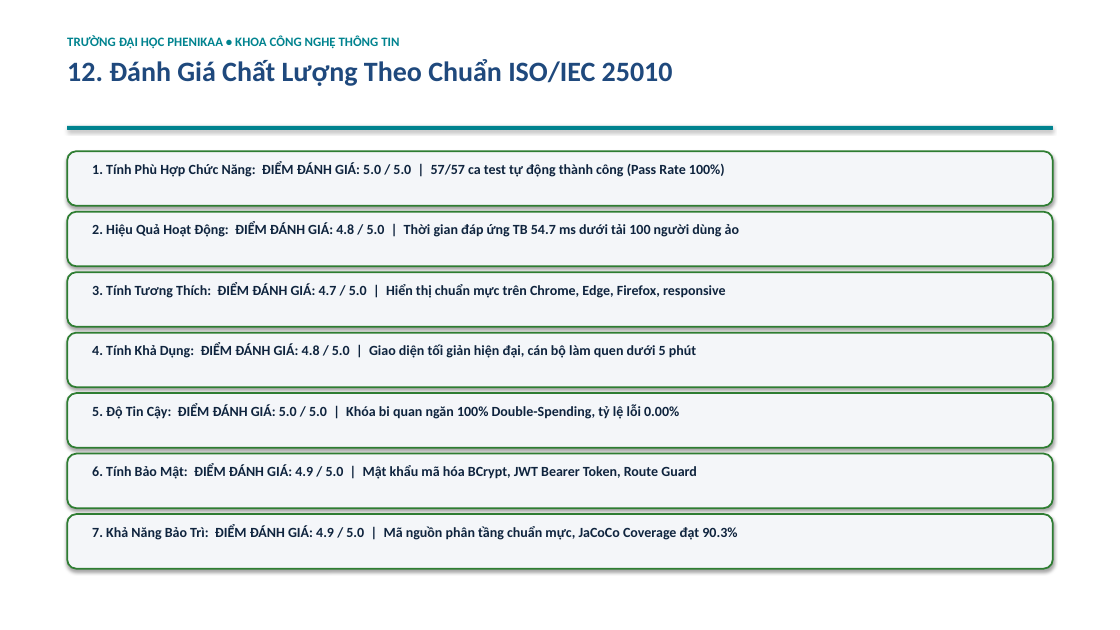
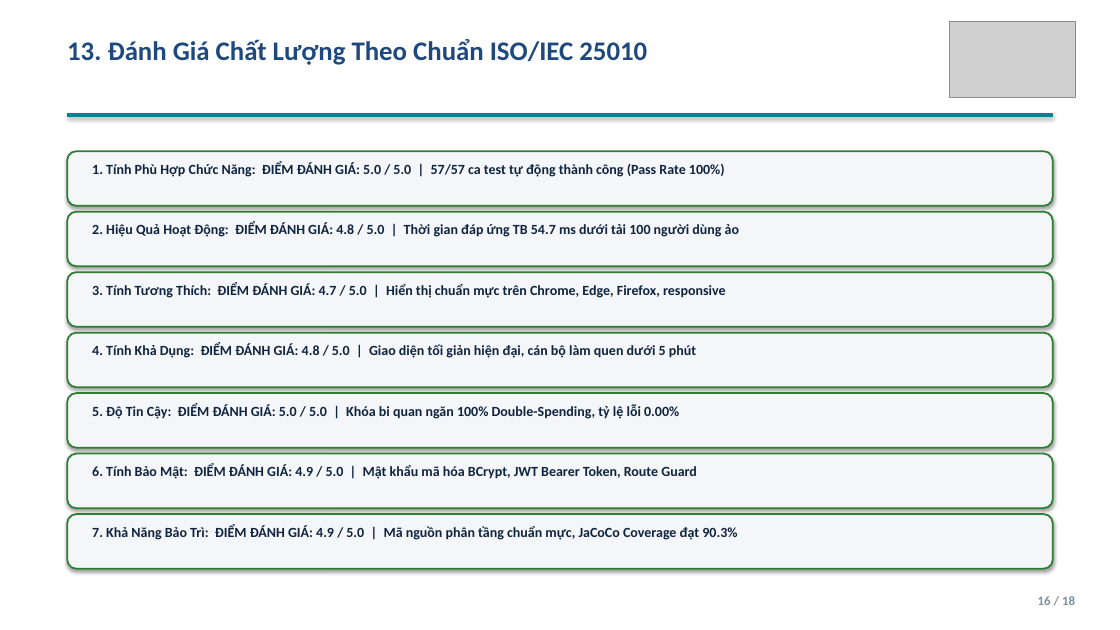
Before and after one commit to ngthanhs1/Kiemthu_MiniBank, a slide deck: slide 16 of docs/presentation/SLIDE_THUYET_TRINH_MINIBANK.pptx (slide 15 before the commit). Drawn at 1120x630 pixels with LibreOffice and Linux fonts; fonts in the diff are those of the drawing; grey boxes stand for pictures. Boxes give left, top, right and bottom in pixels: in the first picture for what was removed or moved away, otherwise in the second. Text is boxed around its words. In the diff, an @@ line names an element or a change of style, - is before the commit and + after.

```diff
--- a/docs/presentation/SLIDE_THUYET_TRINH_MINIBANK.pptx
+++ b/docs/presentation/SLIDE_THUYET_TRINH_MINIBANK.pptx
@@ picture added at box(949, 21, 1075, 97) @@
@@ text at box(67, 39, 647, 65): text changed; size 11 to 23 pt; text colour #00838F to #1F497D @@
-TRƯỜNG ĐẠI HỌC PHENIKAA • KHOA CÔNG NGHỆ THÔNG TIN
-12. Đánh Giá Chất Lượng Theo Chuẩn ISO/IEC 25010
+13. Đánh Giá Chất Lượng Theo Chuẩn ISO/IEC 25010
@@ rectangle: place and size @@
-rectangle at box(67, 126, 1053, 129)
+rectangle at box(67, 113, 1053, 117)
@@ text added at box(1038, 596, 1075, 605), 11 pt, text #78909C, bold @@
+16 / 18
```
Also in this commit, not shown: 16 other slides changed, 1 slide added, 13 other files.
